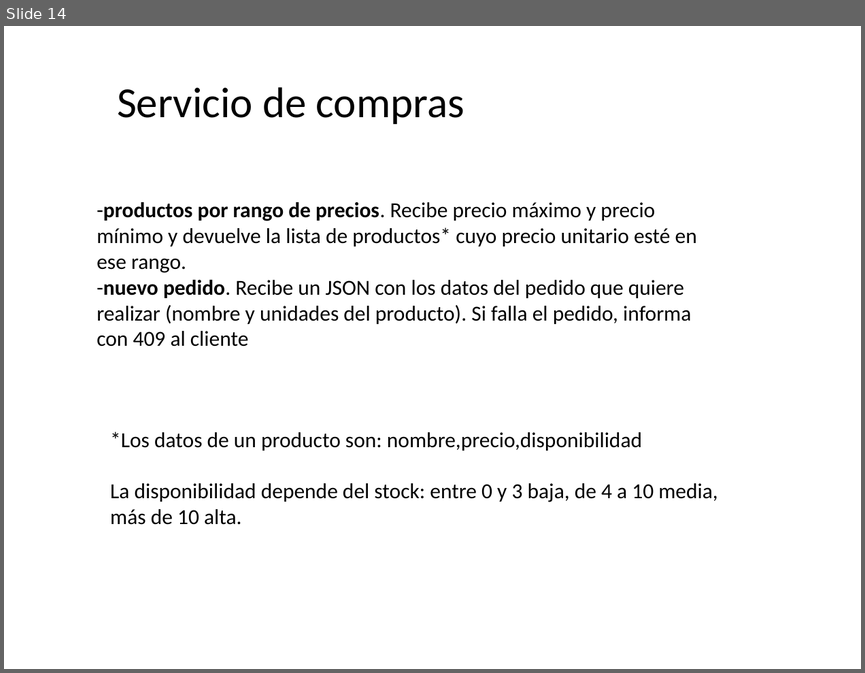
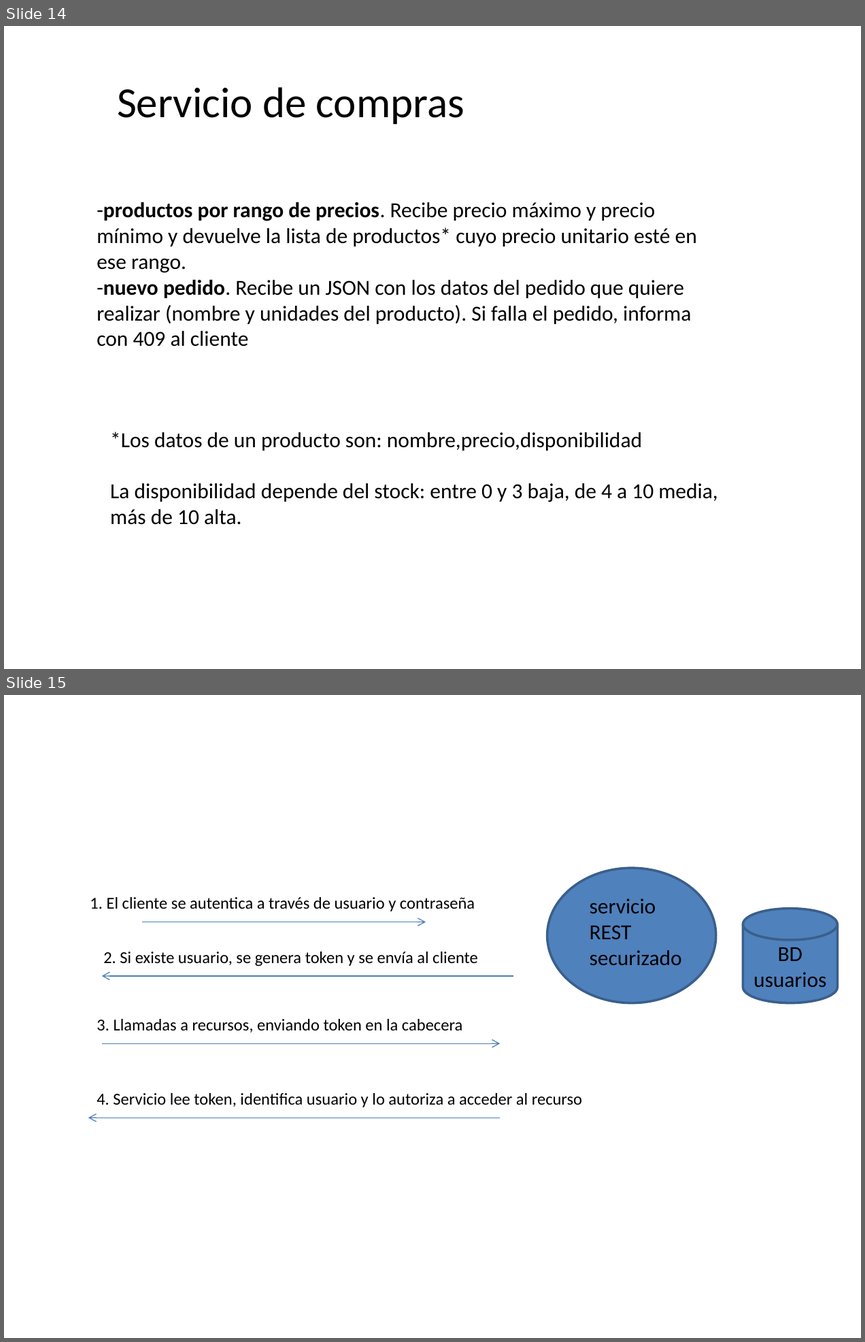
Before and after one commit to amartinsierra/nest2025, a slide deck: pizarra.pptx. Shown one above the other, each under a label of ours: slide 14 before the commit, slides 14 and 15 after it. The pictures are 865x673 and 865x1342 pixels, drawn with LibreOffice and Linux fonts; fonts in the diff are those of the drawing. Boxes give left, top, right and bottom in pixels: in the first picture for what was removed or moved away, otherwise in the second. Text is boxed around its words. In the diff, an @@ line names an element or a change of style, - is before the commit and + after.

```diff
--- a/pizarra.pptx
+++ b/pizarra.pptx
@@ slide 15 added at box(4, 695, 861, 1338), background #FFFFFF @@
@@ ellipse added at box(547, 868, 716, 1002), fill #4F81BD, outline #3A5F8C 2 pt @@
@@ text added at box(90, 897, 475, 911), 14 pt, text #000000 @@
+1. El cliente se autentica a través de usuario y contraseña
@@ text added at box(589, 898, 682, 966), 18 pt, text #000000 @@
+servicio REST securizado
@@ cylinder added at box(742, 909, 837, 1002), fill #4F81BD, outline #3A5F8C 2 pt @@
@@ arrow added from (142, 922) to (426, 922), #4B7EBC 0.75 pt @@
@@ text added at box(103, 951, 478, 966), 14 pt, text #000000 @@
+2. Si existe usuario, se genera token y se envía al cliente
@@ text added at box(753, 947, 827, 987), 18 pt, text #000000 @@
+BD usuarios
@@ arrow added from (513, 976) to (102, 976), #4B7EBC 0.75 pt @@
@@ text added at box(96, 1019, 462, 1032), 14 pt, text #000000 @@
+3. Llamadas a recursos, enviando token en la cabecera
@@ arrow added from (102, 1043) to (500, 1043), #4B7EBC 0.75 pt @@
@@ text added at box(96, 1093, 582, 1107), 14 pt, text #000000 @@
+4. Servicio lee token, identifica usuario y lo autoriza a acceder al recurso
@@ arrow added from (500, 1117) to (88, 1117), #4B7EBC 0.75 pt @@
```
Also in this commit, not shown: 28 other files.
